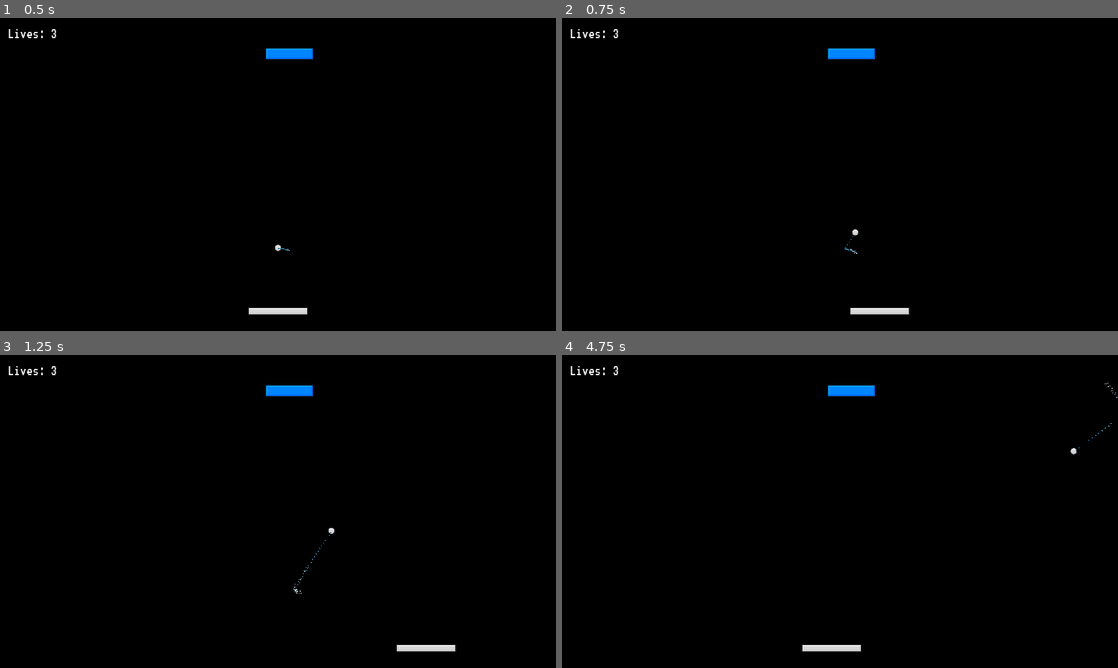
Above: before the commit, frames 1-4 (two rows, left to right).
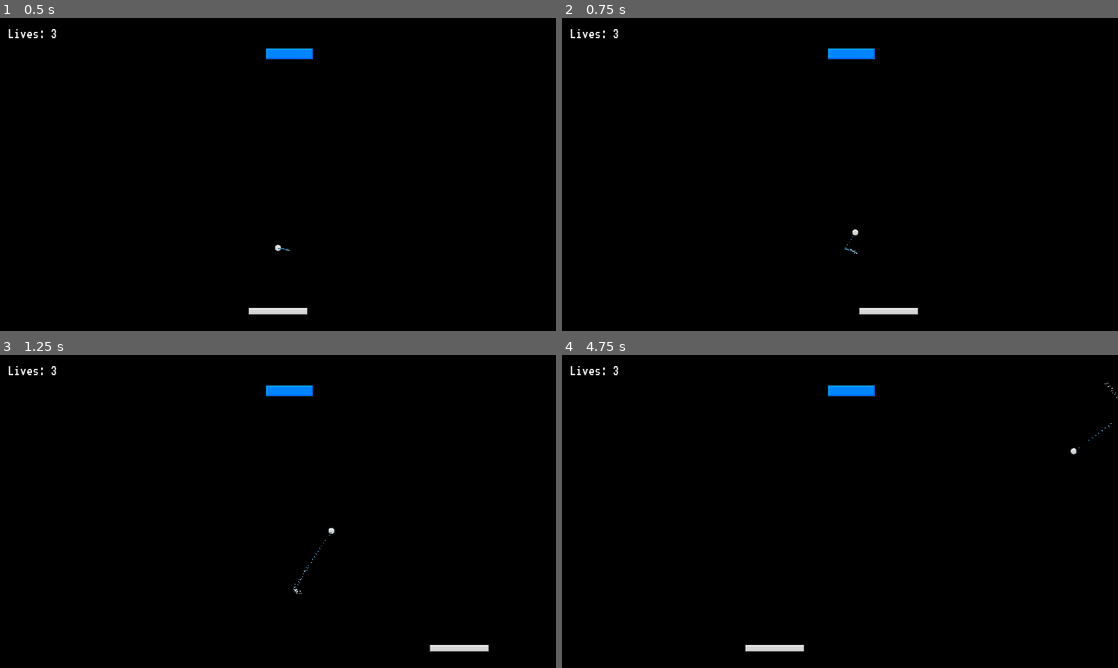
Above: after the commit, the same moments.

Repository: humorW/Brick-Breaker
Game: Godot game, scene res://Scenes/main.tscn
Same seed, same stepped clock (60 frames per second), same inputs: the game is played once before the commit and once after it.
Inputs:
- Up to frame 1 (0.5 s): no input
- Up to frame 2 (0.75 s): tap Enter at 0.5 s; hold D (right) from 0.53 s (still down)
- Up to frame 3 (1.25 s): keep holding D (right)
- Up to frame 4 (4.75 s): release D (right) at 1.28 s; hold A (left) 1.28-2.03 s; hold D (right) 2.03-3.53 s; hold A (left) from 3.53 s (still down)

Frame 1 is identical in both runs. In frame 2, less than 0.1% of the frame differs, in the area x 51-65%, y 92-95%; in frame 3, 0.3%; in frame 4, 0.5%, in the area x 32-54%, y 92-95%.

Commit message:
add the Level 3

Diff:
--- a/Scripts/level_definitions.gd
+++ b/Scripts/level_definitions.gd
@@ -14,7 +14,15 @@
 	[1, 1, 1, 1, 1, 1, 1, 1]
 ]
 
-var levels = [level_1, level_2]
+var level_3 = [
+	[5, 4, 5, 4, 5, 4, 5, 4, 5],
+	[4, 3, 4, 3, 4, 3, 4, 3, 4],
+	[3, 2, 3, 2, 3, 2, 3, 2, 3],
+	[2, 1, 2, 1, 2, 1, 2, 1, 2],
+	[1, 0, 1, 0, 1, 0, 1, 0, 1]
+]
+
+var levels = [level_1, level_2, level_3]
 
 func get_current_level():
 	return levels[current_level - 1]
--- a/Scripts/paddle.gd
+++ b/Scripts/paddle.gd
@@ -7,7 +7,7 @@
 var half_paddle_width: float
 var is_ball_started = false
 
-@export var speed = 450
+@export var speed = 550
 @export var camera: Camera2D
 
 @onready var ball = $"../Ball" as Ball
